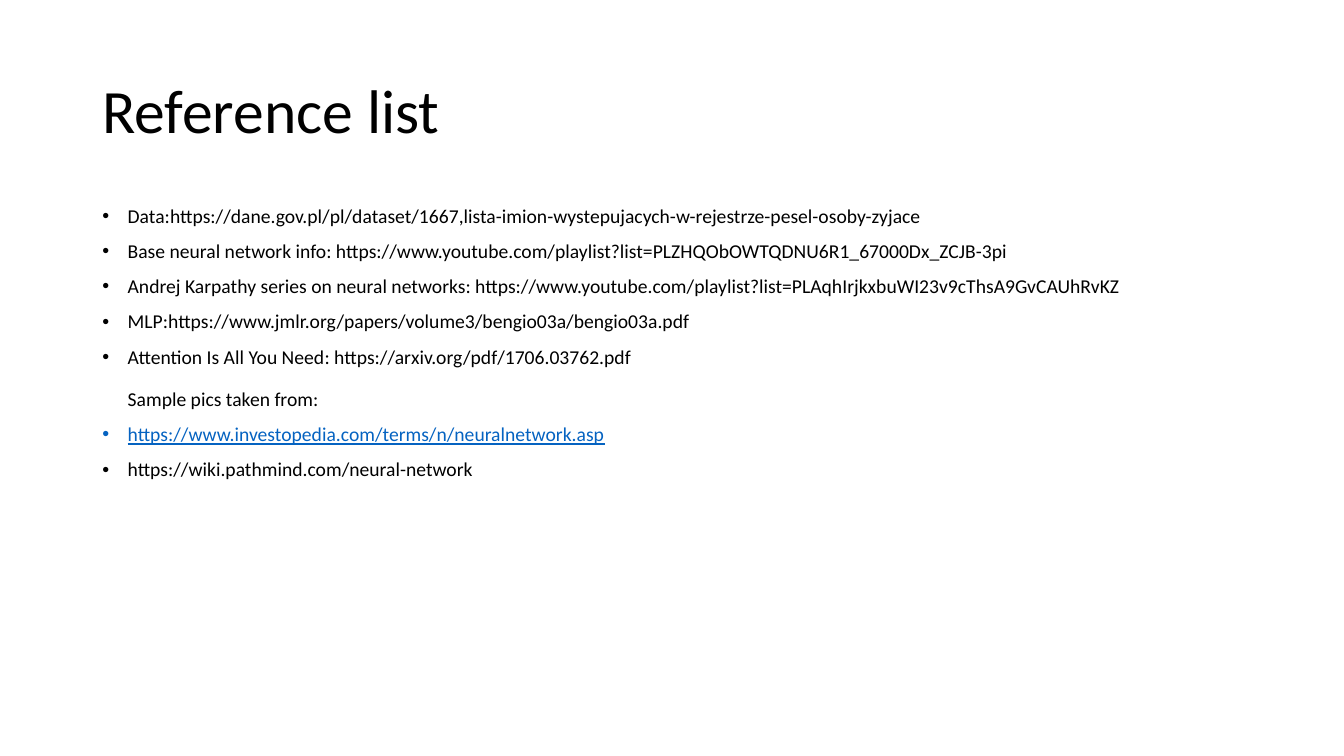
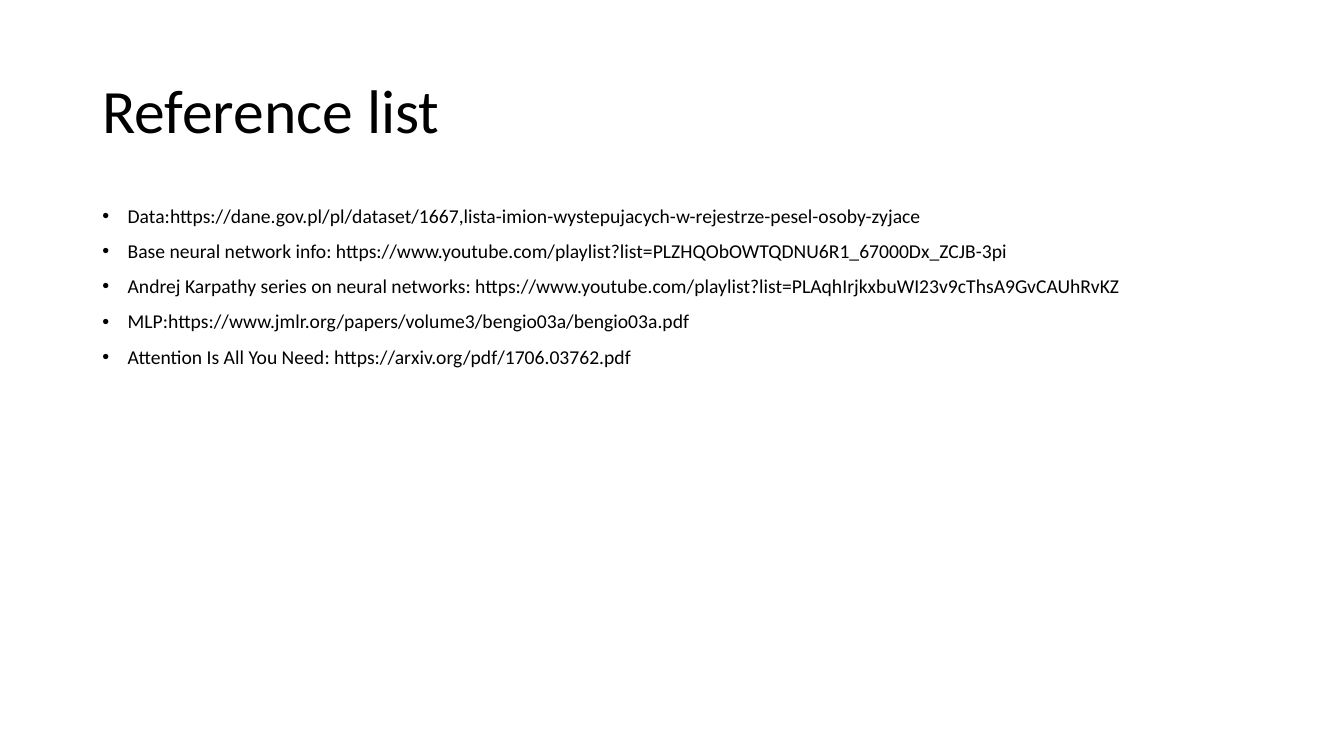
Before and after one commit to bodzio50318/genAiWorkshop, a slide deck: slide 21 of AiDem.pptm (slide 18 before the commit). Drawn at 1344x756 pixels with LibreOffice and Linux fonts; fonts in the diff are those of the drawing. Boxes give left, top, right and bottom in pixels: in the first picture for what was removed or moved away, otherwise in the second. Text is boxed around its words. In the diff, an @@ line names an element or a change of style, - is before the commit and + after.

```diff
--- a/AiDem.pptm
+++ b/AiDem.pptm
@@ text at [128,350,631,368]: text changed @@
-• Attention Is All You Need: https://arxiv.org/pdf/1706.03762.pdf
-  Sample pics taken from:
-• https://www.investopedia.com/terms/n/neuralnetwork.asp
-• https://wiki.pathmind.com/neural-network
+• Attention Is All You Need: https://arxiv.org/pdf/1706.03762.pdf
```
Also in this commit, not shown: 5 other slides changed, 4 slides added, 1 slide removed, 1 other file.
